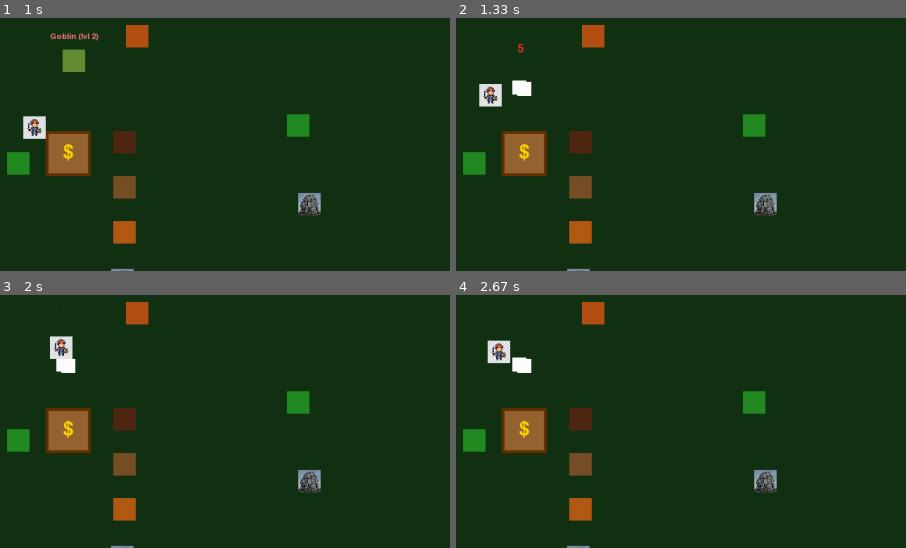
Above: before the commit, frames 1-4 (two rows, left to right).
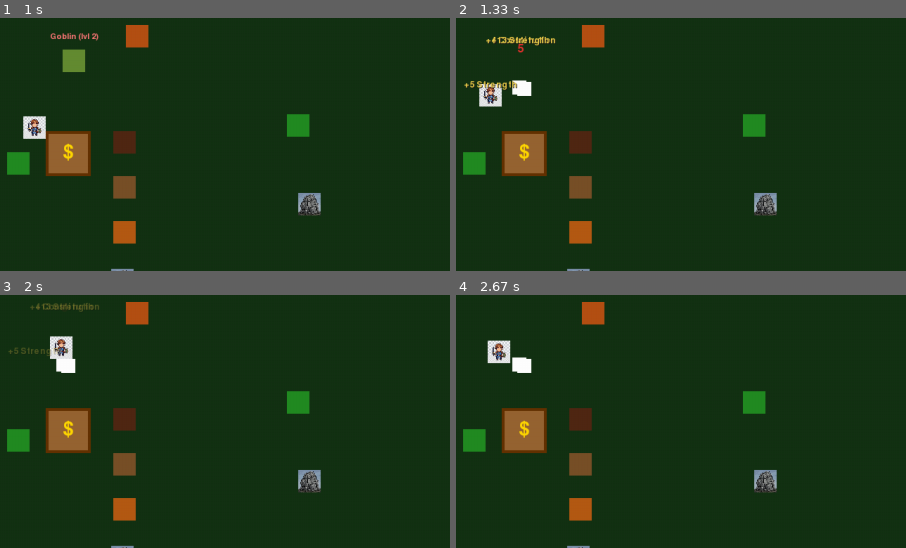
Above: after the commit, the same moments.

Repository: jacobziemba-dev/my-pygame-rpg
Game: pygame game, started from main.py
The game is run twice, just before and just after one commit, with the same random seed, the same clock (stepped at 60 frames per second) and the same inputs.
Inputs (mouse positions are % of the whole screen's width and height, from its top left):
- Up to frame 1 (1 s): tap Space at 0.33 s; hold Right from 0.67 s (still down); move the mouse to (50, 57) at 0.7 s
- Up to frame 2 (1.33 s): release Right at 1.13 s; hold Up from 1.17 s (still down); move the mouse to (60, 72) at 1.2 s; tap Space at 1.23 s; tap 2 at 1.32 s
- Up to frame 3 (2 s): release Up at 1.47 s; right-click (87, 85) at 1.55 s; hold Right from 1.83 s (still down); tap Space at 1.9 s; tap 1 at 1.98 s
- Up to frame 4 (2.67 s): tap Space at 2.2, 2.4 s; release Right at 2.3 s; hold F5 from 2.33 s (still down); hold Left from 2.33 s (still down); tap 2 at 2.48 s
The pictures show only the part of the screen within x 34-84%, y 13-63%; the shares and areas given below are measured in that part.

Frame 1 is identical in both runs. In frame 2, 0.6% of the frame differs, in the area x 1-23%, y 7-29%; in frame 3, 0.4%; in frame 4, nothing differs.

Commit message:
feat: implement XP drop system, level-gated equipment, unequip flow, and graceful terminal stop

Diff:
--- a/src/core/game_manager.py
+++ b/src/core/game_manager.py
@@ -55,7 +55,7 @@
 
         self.camera = Camera(SCREEN_WIDTH, SCREEN_HEIGHT, MAP_WIDTH, MAP_HEIGHT)
         self.ui = UIManager(self.player)
-        self.action_manager = ActionManager(self.ui)
+        self.action_manager = ActionManager(self.ui, self.camera)
         self.last_tick = pygame.time.get_ticks()
         self._last_frame_ms = 0.0
         self.show_fps_overlay = True  # F3 toggles; issue #10 dev diagnostics
@@ -107,8 +107,20 @@
         self.respawn_queue = []
         self.camera = Camera(SCREEN_WIDTH, SCREEN_HEIGHT, MAP_WIDTH, MAP_HEIGHT)
         self.ui = UIManager(self.player)
-        self.action_manager = ActionManager(self.ui)
+        self.action_manager = ActionManager(self.ui, self.camera)
         self.last_tick = pygame.time.get_ticks()
+
+    def _award_xp(self, skill_name, amount, world_x=None, world_y=None):
+        """Award XP and spawn a floating XP drop near the provided world position."""
+        if amount <= 0:
+            return False
+        leveled_up = self.player.skills.gain_xp(skill_name, amount)
+        if world_x is None:
+            world_x = self.player.rect.centerx
+        if world_y is None:
+            world_y = self.player.rect.top
+        self.ui.add_xp_drop(skill_name, amount, world_x, world_y, self.camera)
+        return leveled_up
 
     def run(self):
         while self.running:
@@ -364,7 +376,7 @@
                         skill_level = getattr(self.player.skills, skill_name, self.player.skills.crafting).level
                         success, result = self.player.inventory.craft(recipe["name"], skill_level, self.recipe_manager)
                         if success:
-                            self.player.skills.gain_xp(skill_name, result)
+                            self._award_xp(skill_name, result)
                             self.ui.show_message(f"{recipe['label']} crafted! (+{result} {skill_name.capitalize()} XP)")
                         else:
                             self.ui.show_message(result)
@@ -424,7 +436,7 @@
                     skill_level = getattr(self.player.skills, skill_name, self.player.skills.crafting).level
                     success, result = self.player.inventory.craft(recipe["name"], skill_level, self.recipe_manager)
                     if success:
-                        self.player.skills.gain_xp(skill_name, result)
+                        self._award_xp(skill_name, result)
                         self.ui.show_message(f"{recipe['label']} crafted! (+{result} {skill_name.capitalize()} XP)")
                     else:
                         self.ui.show_message(result)
@@ -582,7 +594,7 @@
                         recipe = station.pending_recipe
                         skill_name = recipe.get("skill", "crafting")
                         xp_total = recipe["xp"] * collected
-                        leveled_up = self.player.skills.gain_xp(skill_name, xp_total)
+                        leveled_up = self._award_xp(skill_name, xp_total, self.player.rect.centerx, self.player.rect.top)
                         msg = f"Collected {collected} items! (+{xp_total} {skill_name.capitalize()} XP)"
                         if leveled_up:
                             lvl = getattr(self.player.skills, skill_name).level
@@ -623,7 +635,7 @@
                     self.ui.show_message("Your inventory is full.")
                     return
                 self.crops.remove(target_crop)
-                if self.player.skills.gain_xp("farming", 20):
+                if self._award_xp("farming", 20, self.player.rect.centerx, self.player.rect.top):
                     self.ui.show_message("Farming Level UP!")
                 self.ui.show_message(f"Harvested {target_crop.crop_type}!")
             else:
@@ -681,19 +693,19 @@
         con_xp = max(1, enemy.xp_reward // 3)
         combat_xp = enemy.xp_reward
 
-        if self.player.skills.gain_xp("constitution", con_xp):
+        if self._award_xp("constitution", con_xp, enemy.rect.centerx, enemy.rect.top):
             self.player.max_hp += 10
             self.player.hp = min(self.player.hp + 10, self.player.max_hp)
             notes.append("Constitution level up! +10 HP")
 
         primary, secondary = self.player.get_xp_skill_for_hit()
-        if self.player.skills.gain_xp(primary, combat_xp):
+        if self._award_xp(primary, combat_xp, enemy.rect.centerx, enemy.rect.top):
             if primary == "strength":
                 self.player.base_attack += 2
                 notes.append("Strength level up! +2 ATK")
             else:
                 notes.append(f"{primary.capitalize()} level up!")
-        if secondary and self.player.skills.gain_xp(secondary, combat_xp // 2):
+        if secondary and self._award_xp(secondary, combat_xp // 2, enemy.rect.centerx, enemy.rect.top):
             notes.append(f"{secondary.capitalize()} level up!")
 
         base_msg = f"{enemy.name} defeated! (+{combat_xp} XP)"
@@ -717,9 +729,9 @@
             if is_hit:
                 nearest.hp -= dmg
                 primary, secondary = self.player.get_xp_skill_for_hit()
-                self.player.skills.gain_xp(primary, 5)
+                self._award_xp(primary, 5, self.player.rect.centerx, self.player.rect.top)
                 if secondary:
-                    self.player.skills.gain_xp(secondary, 2)
+                    self._award_xp(secondary, 2, self.player.rect.centerx, self.player.rect.top)
                 self.ui.show_message(f"Hit {nearest.name} for {dmg}!")
                 if nearest.hp <= 0:
                     self._kill_enemy(nearest)
@@ -794,9 +806,9 @@
                             if is_hit:
                                 enemy.hp -= dmg
                                 primary, secondary = self.player.get_xp_skill_for_hit()
-                                self.player.skills.gain_xp(primary, 5)
+                                self._award_xp(primary, 5, self.player.rect.centerx, self.player.rect.top)
                                 if secondary:
-                                    self.player.skills.gain_xp(secondary, 2)
+                                    self._award_xp(secondary, 2, self.player.rect.centerx, self.player.rect.top)
                                 self.ui.show_message(f"Hit {enemy.name} for {dmg}!")
                                 if enemy.hp <= 0:
                                     self._kill_enemy(enemy)
@@ -825,7 +837,7 @@
                     dmg = random.randint(1, enemy.max_hit)
                     if self.player.take_damage(dmg):
                         actual = max(1, dmg - self.player.get_defense())
-                        self.player.skills.gain_xp("defense", 3)
+                        self._award_xp("defense", 3, self.player.rect.centerx, self.player.rect.top)
                         self.ui.show_message(f"{enemy.name} hits you for {actual}!")
                         # Auto-retaliate when idle
                         if self.player.current_action is None and self.player.hp > 0:
@@ -841,9 +853,9 @@
                         if is_hit:
                             proj.target.hp -= dmg
                             primary, secondary = self.player.get_xp_skill_for_hit()
-                            leveled_up = self.player.skills.gain_xp(primary, 4)
+                            leveled_up = self._award_xp(primary, 4, self.player.rect.centerx, self.player.rect.top)
                             if secondary:
-                                self.player.skills.gain_xp(secondary, 2)
+                                self._award_xp(secondary, 2, self.player.rect.centerx, self.player.rect.top)
                             self.ui.show_message(f"Ranged hit {proj.target.name} for {dmg}!")
                             if leveled_up:
                                 lvl = getattr(self.player.skills, primary).level
--- a/src/entities/player.py
+++ b/src/entities/player.py
@@ -157,7 +157,12 @@
                                          recipe = station.pending_recipe
                                          skill_name = recipe.get("skill", "crafting")
                                          xp_total = recipe["xp"] * collected
-                                         leveled_up = self.skills.gain_xp(skill_name, xp_total)
+                                         if hasattr(self.game_manager, "_award_xp"):
+                                             leveled_up = self.game_manager._award_xp(
+                                                 skill_name, xp_total, self.rect.centerx, self.rect.top
+                                             )
+                                         else:
+                                             leveled_up = self.skills.gain_xp(skill_name, xp_total)
                                          msg = f"Collected {collected} items! (+{xp_total} {skill_name.capitalize()} XP)"
                                          if leveled_up:
                                              lvl = getattr(self.skills, skill_name).level
--- a/src/systems/action_manager.py
+++ b/src/systems/action_manager.py
@@ -2,8 +2,9 @@
 import pygame
 
 class ActionManager:
-    def __init__(self, ui_manager):
+    def __init__(self, ui_manager, camera):
         self.ui = ui_manager
+        self.camera = camera
 
     def process_gathering_tick(self, player, node):
         if not node.is_active:
@@ -86,6 +87,7 @@
                     self.ui.show_message("Found some wheat seeds!")
 
             leveled_up = player.skills.gain_xp(skill_name, 25)
+            self.ui.add_xp_drop(skill_name, 25, player.rect.centerx, player.rect.top, self.camera)
             self.ui.show_message(f"Gained 1 {node.yields}! (+25 {skill_name.capitalize()} XP)")
             if leveled_up:
                 new_level = getattr(player.skills, skill_name).level
--- a/src/ui/ui.py
+++ b/src/ui/ui.py
@@ -33,6 +33,10 @@
         self.hit_splats = []
         self._splat_duration = 800
 
+        # Floating XP drops: list of [text, screen_x, screen_y, spawn_time_ms]
+        self.xp_drops = []
+        self._xp_drop_duration = 1000
+
         # Hotbar — 9 slots: None | item_name | style_name | "toggle_combat"
         self.hotbar_slots = [
             "toggle_combat",  # 1
@@ -133,6 +137,13 @@
         color = (100, 160, 255) if is_miss else (255, 50, 50)
         self.hit_splats.append([str(damage), screen_x, screen_y, pygame.time.get_ticks(), color])
 
+    def add_xp_drop(self, skill_name, amount, world_x, world_y, camera):
+        """Spawn a floating XP gain label near the player (distinct from hit splats)."""
+        screen_x = world_x - (camera.camera_rect.x if camera else 0)
+        screen_y = world_y - (camera.camera_rect.y if camera else 0)
+        text = f"+{int(amount)} {skill_name.capitalize()}"
+        self.xp_drops.append([text, screen_x, screen_y, pygame.time.get_ticks(), (255, 220, 80)])
+
     def show_message(self, text):
         self.message = text
         self.message_timer = pygame.time.get_ticks()
@@ -156,6 +167,7 @@
             self.message = ""
         now = pygame.time.get_ticks()
         self.hit_splats = [s for s in self.hit_splats if now - s[3] < self._splat_duration]
+        self.xp_drops = [d for d in self.xp_drops if now - d[3] < self._xp_drop_duration]
 
     def draw(self, surface):
         # Draw Player HP Bar
@@ -207,6 +219,24 @@
             splat_surf = self.font.render(text, True, color)
             splat_surf.set_alpha(alpha)
             surface.blit(splat_surf, (int(sx) - splat_surf.get_width() // 2, int(sy) - 20 - offset_y))
+
+        # Draw floating XP drops (gold, slower rise than hit splats)
+        for drop in self.xp_drops:
+            text, sx, sy, spawn, color = drop
+            age = now - spawn
+            progress = age / self._xp_drop_duration
+            offset_y = int(progress * 22)
+            alpha = max(0, int(255 * (1.0 - progress)))
+
+            shadow = self.small_font.render(text, True, (20, 20, 20))
+            shadow.set_alpha(alpha)
+            x = int(sx) - shadow.get_width() // 2
+            y = int(sy) - 32 - offset_y
+            surface.blit(shadow, (x + 1, y + 1))
+
+            drop_surf = self.small_font.render(text, True, color)
+            drop_surf.set_alpha(alpha)
+            surface.blit(drop_surf, (x, y))
 
         # Draw overlays
         if self.show_inventory:
Not shown, changed: CLAUDE.md
